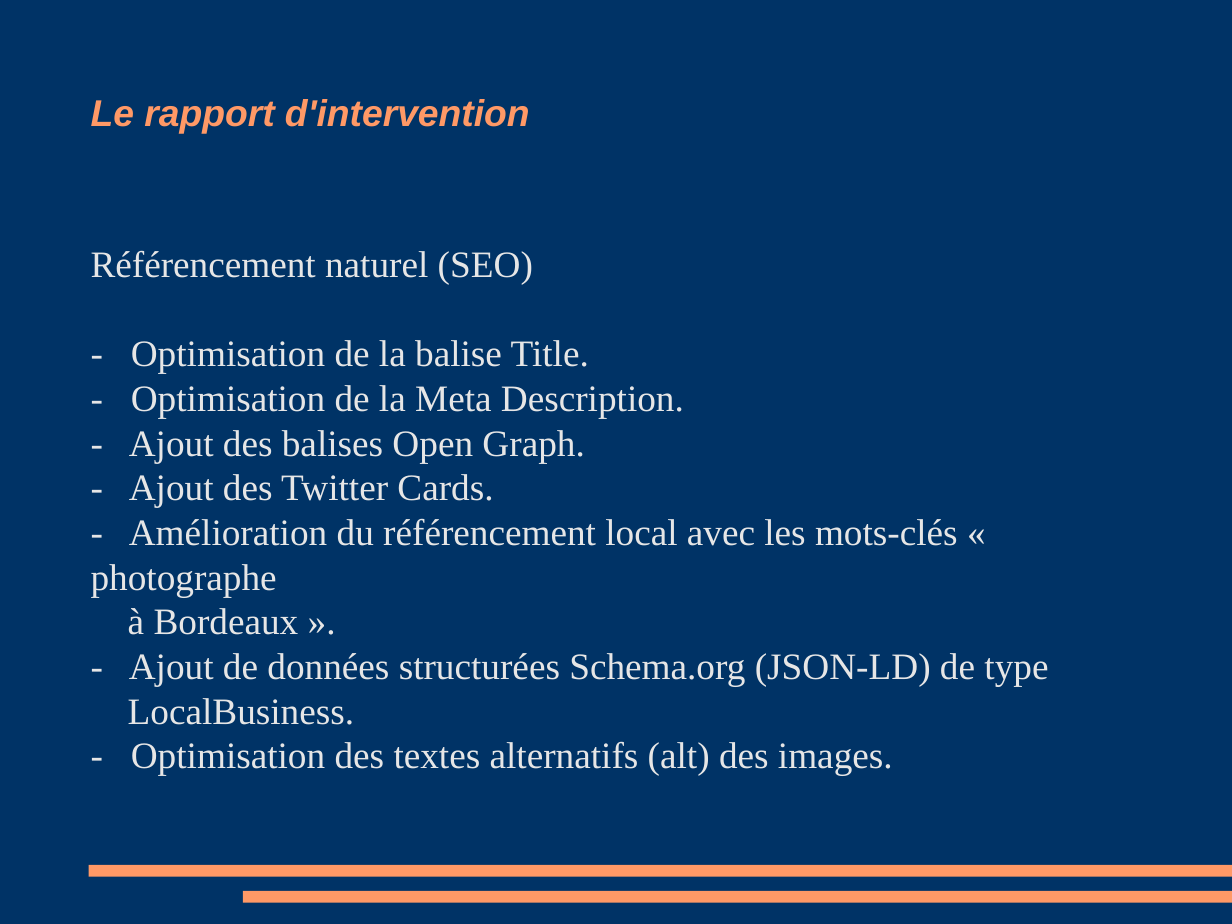
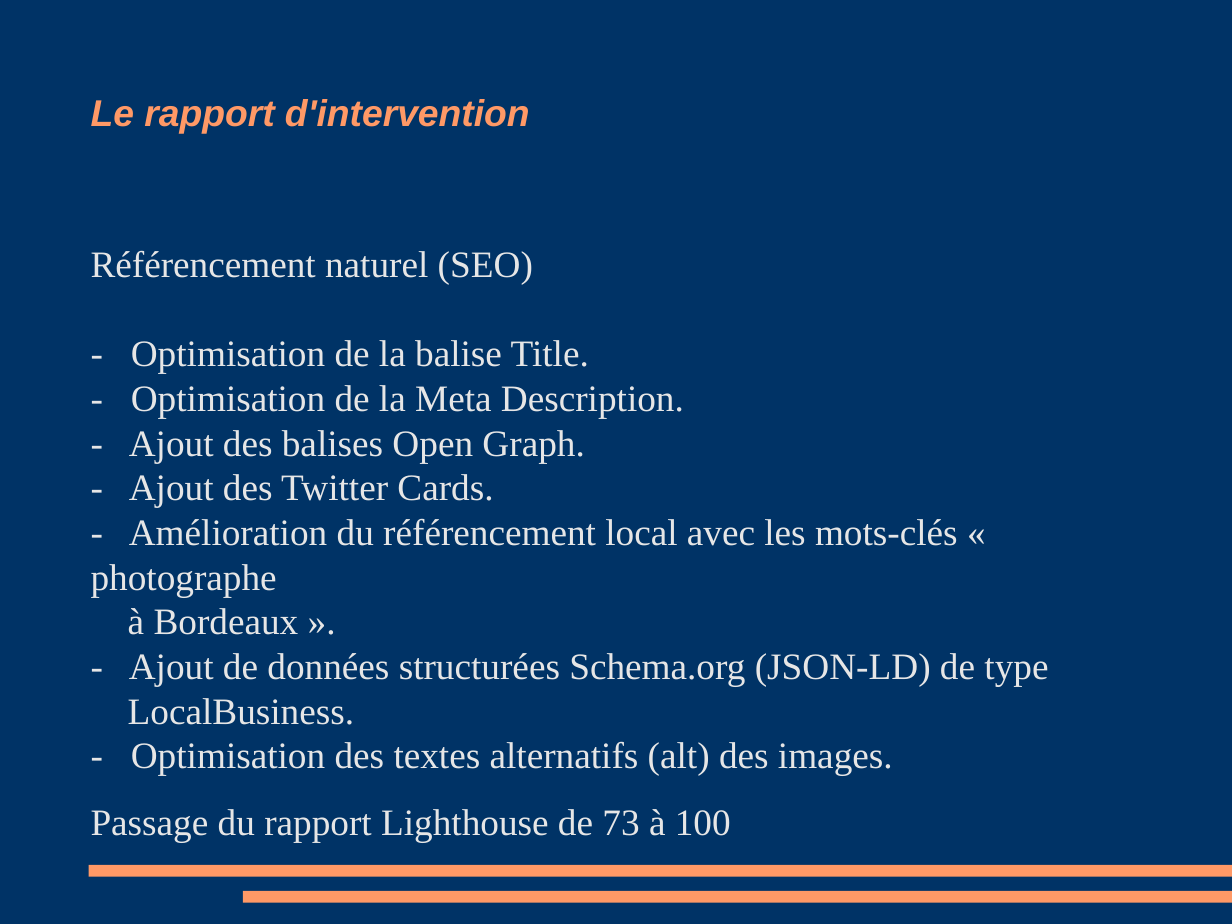
Before and after one commit to david51-ocr/Projet-Optimisation, a slide deck: slide 5 of Cahier de recette.odp. Drawn at 1232x924 pixels with LibreOffice and Linux fonts; fonts in the diff are those of the drawing. Boxes give left, top, right and bottom in pixels: in the first picture for what was removed or moved away, otherwise in the second. Text is boxed around its words. In the diff, an @@ line names an element or a change of style, - is before the commit and + after.

```diff
--- a/Cahier de recette.odp
+++ b/Cahier de recette.odp
@@ text at bbox=[91, 809, 731, 842]: paragraph added @@
+Passage du rapport Lighthouse de 73 à 100
```
Also in this commit, not shown: 1 other slide changed, 1 slide added.
